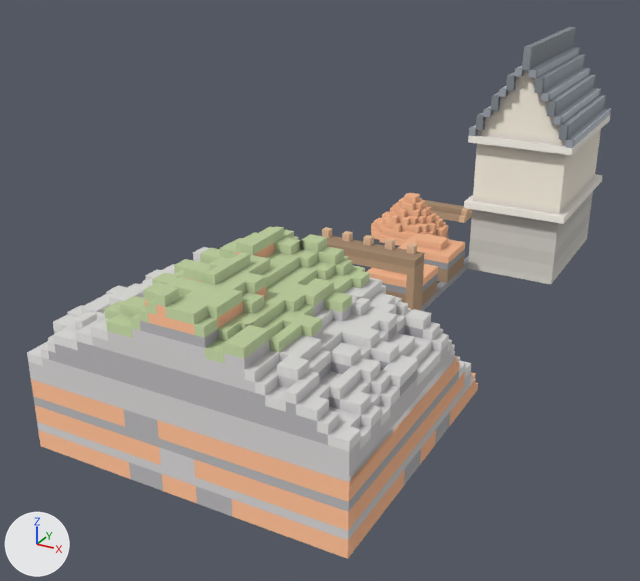
The glTF model client/public/models/copper_mine.glb as it was, and as the next commit left it.
One viewpoint serves both versions: a 50 mm camera at (3.78, -8.56, 4.34) aimed at (-0.47, -0.83, 0.48). The lights are fixed; the arrows at lower left show +X, +Y and +Z. The first picture is the older version. Where no turn or scale is listed for an object, it has been applied to the vertices. Vertices at exactly the same position are counted once.

The first picture shows 'copper_mine'.
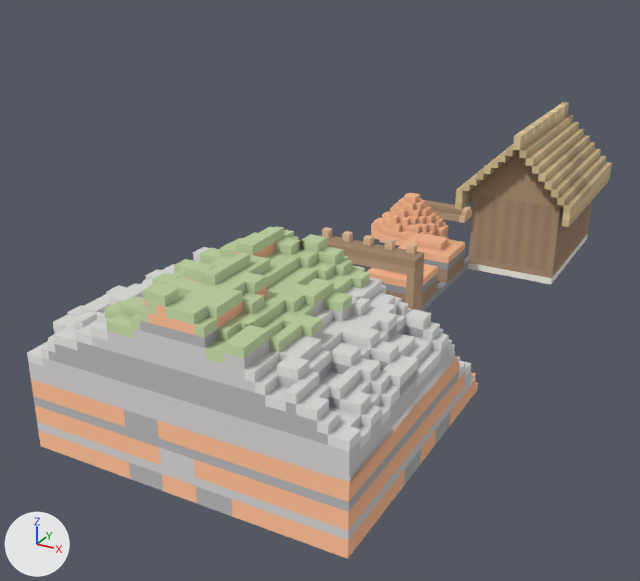
Where the change shows, as pixel boxes (x1, y1, x2, y2) in the pictures (640 x 581 px; the box of a moved part takes in the faces that stretch with it):
'copper_mine', reshaped (14% shorter): before (27, 27, 611, 559); after (27, 102, 612, 559)
part 1 of me_copper_mine, moved or reshaped: before (464, 27, 611, 277); after (455, 102, 612, 272)
part 2 of me_copper_mine, recoloured: (468, 235, 587, 284) in both

What the commit changed:
me_copper_mine is used by ob_copper_mine; location (0.0, 0.0, 0.0).
me_copper_mine had 4307 vertices, 7506 faces and spanned x -1.5..1.5, y -4.0..3.83, z 0.0..2.83.
me_copper_mine now has 4487 vertices, 7832 faces and spans x -1.5..1.58, y -4.0..3.83, z 0.0..1.83.
me_copper_mine part 1: 499 vertices removed from x 0.25..1.5, y 1.58..3.58, z 0.08..2.83; 679 vertices added at x 0.17..1.58, y 1.5..3.67, z 0.17..1.83.
me_copper_mine part 2: 74 kept faces spanning x 0.25..1.42, y 1.67..3.5, z 0.0..0.75 get new vertex colours.
